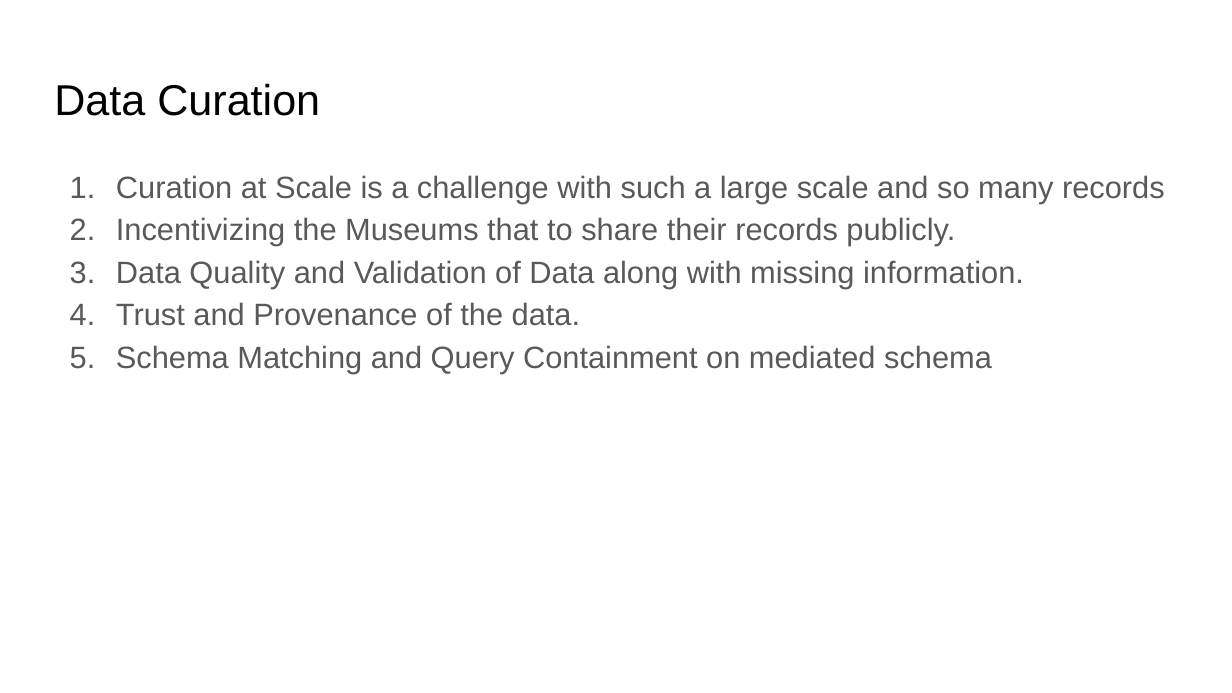
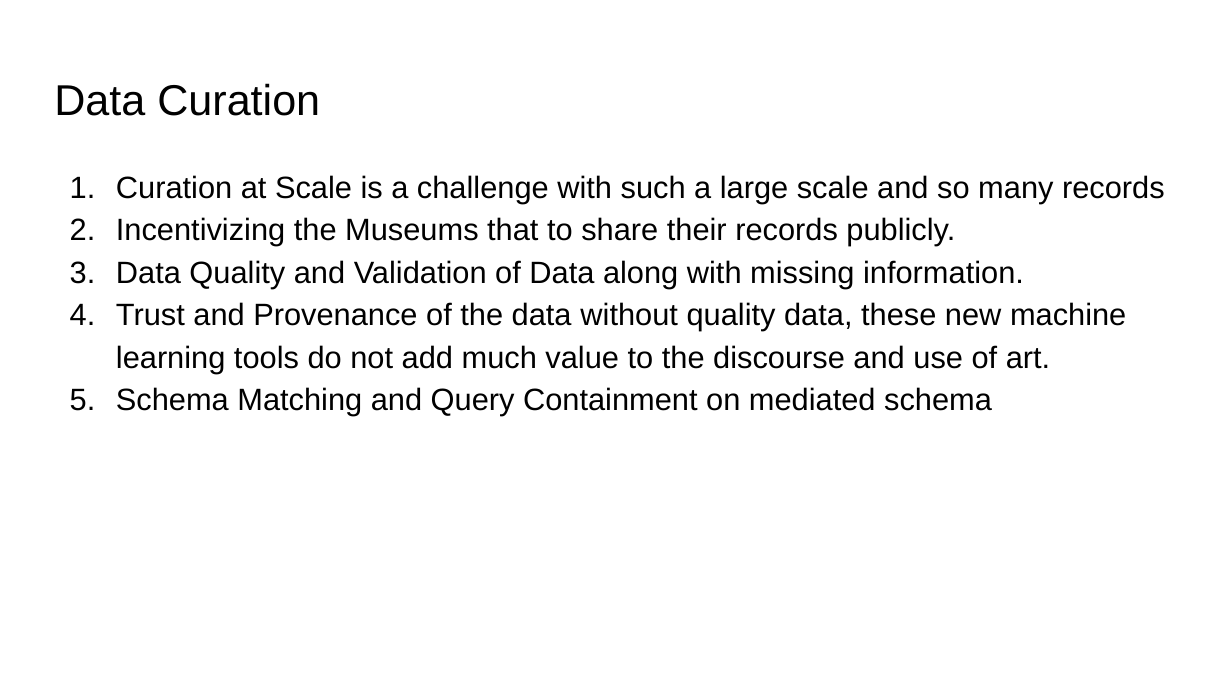
Before and after one commit to IITTeaching/cs520-f23-group-23, a slide deck: slide 4 of main-520-project/CS 520 Data Curation.pptx. Drawn at 1232x693 pixels with LibreOffice and Linux fonts; fonts in the diff are those of the drawing. Boxes give left, top, right and bottom in pixels: in the first picture for what was removed or moved away, otherwise in the second. Text is boxed around its words. In the diff, an @@ line names an element or a change of style, - is before the commit and + after.

```diff
--- a/main-520-project/CS 520 Data Curation.pptx
+++ b/main-520-project/CS 520 Data Curation.pptx
@@ text at bbox=[116, 175, 1165, 416]: text colour #595959 to #000000 in "Curation at Scale is a challenge with ...", "Incentivizing the Museums that to share their ...", "Data Quality and Validation of Data along ...", "Schema Matching and Query Containment on mediated ..."; bullet colour #595959 to #000000 @@
@@ text at bbox=[116, 302, 1126, 373]: text changed; text colour #595959 to #000000 @@
-4. Trust and Provenance of the data.
+4. Trust and Provenance of the data without quality data, these new machine learning tools do not add much value to the discourse and use of art.
```
Also in this commit, not shown: 6 other slides changed, 1 slide added.
